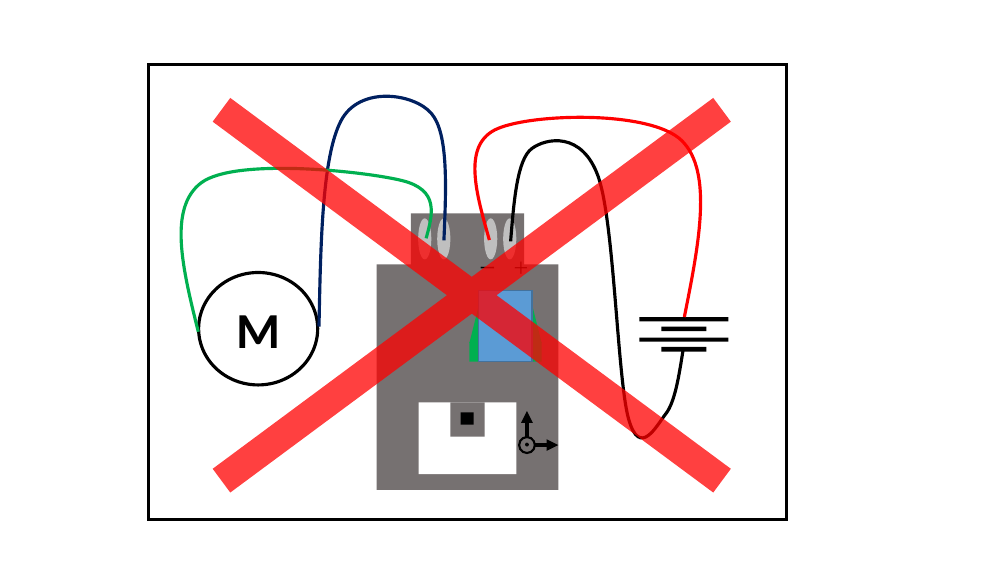
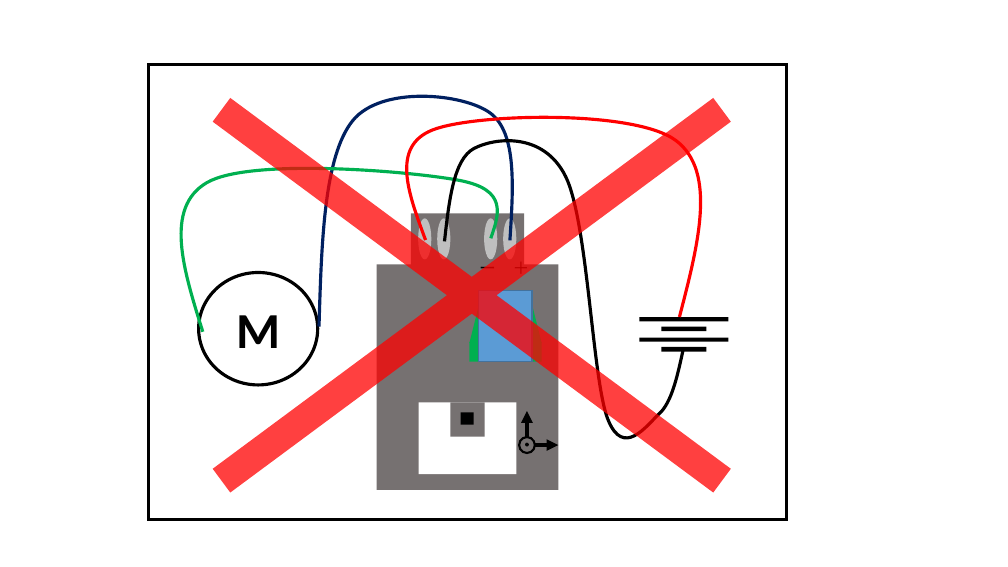
Before and after one commit to rt-net/AIchip, a slide deck: slide 3 of manual/配線方法説明/AI-CHIP配線概略図.pptx (slide 2 before the commit). Drawn at 1008x567 pixels with LibreOffice and Linux fonts; fonts in the diff are those of the drawing. Boxes give left, top, right and bottom in pixels: in the first picture for what was removed or moved away, otherwise in the second. Text is boxed around its words. In the diff, an @@ line names an element or a change of style, - is before the commit and + after.

```diff
--- a/manual/配線方法説明/AI-CHIP配線概略図.pptx
+++ b/manual/配線方法説明/AI-CHIP配線概略図.pptx
@@ freeform shape: place and size @@
-freeform shape at [319,96,445,327]
+freeform shape at [319,96,513,327]
@@ freeform shape: place and size @@
-freeform shape at [475,117,701,317]
+freeform shape at [407,117,701,317]
@@ freeform shape: place and size @@
-freeform shape at [510,141,683,438]
+freeform shape at [445,141,684,438]
@@ freeform shape: place and size @@
-freeform shape at [181,169,432,332]
+freeform shape at [181,169,498,332]
```
Also in this commit, not shown: 2 slides added.
